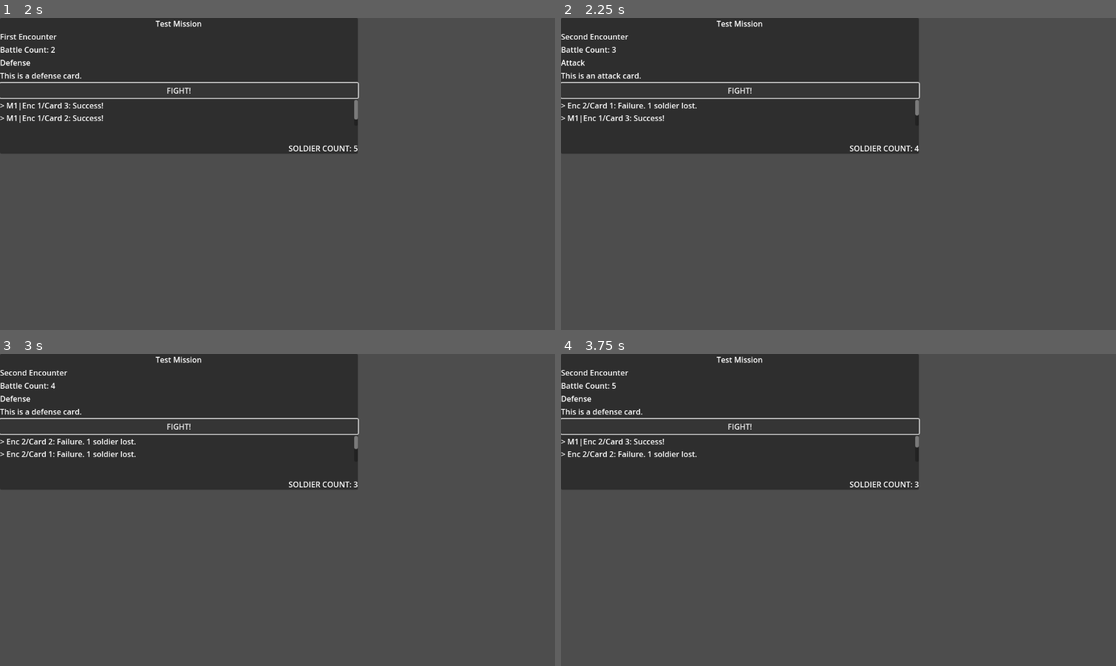
Above: before the commit, frames 1-4 (two rows, left to right).
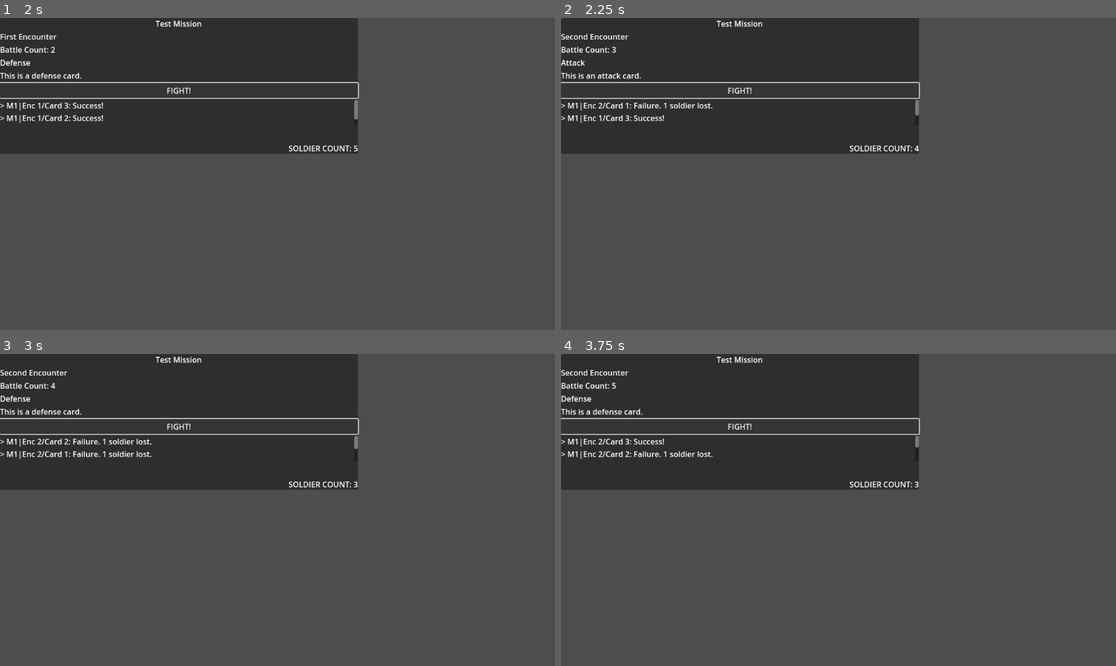
Above: after the commit, the same moments.

Repository: Shoes01/crying-suns-like
Game: Godot game, scene res://Main.tscn
Same seed, same stepped clock (60 frames per second), same inputs: the game is played once before the commit and once after it.
Inputs:
- Up to frame 1 (2 s): click "FIGHT!" at 0.5 s; click "FIGHT!" at 1.25 s
- Up to frame 2 (2.25 s): click "FIGHT!" at 2 s
- Up to frame 3 (3 s): tap Enter at 2.75 s
- Up to frame 4 (3.75 s): tap Space at 3.5 s

Frame 1 is identical in both runs. In frame 2, 0.3% of the frame differs, in the area x 1-28%, y 27-30%; in frame 3, 0.6%, in the area x 1-28%, y 27-34%; in frame 4, 0.3%.

Commit message:
Added a NewGame and a GameOver screen
GameOver screen needs to know the end state of the game.

Diff:
--- /dev/null
+++ b/GameOver.gd
@@ -0,0 +1,15 @@
+extends Node2D
+
+
+# Called when the node enters the scene tree for the first time.
+func _ready():
+	pass # Replace with function body.
+
+
+# Called every frame. 'delta' is the elapsed time since the previous frame.
+func _process(delta):
+	pass
+
+
+func _on_button_pressed():
+	get_tree().change_scene("res://NewGame.tscn")
--- /dev/null
+++ b/GameOver.tscn
@@ -0,0 +1,26 @@
+[gd_scene load_steps=2 format=3 uid="uid://bo184obyte4at"]
+
+[ext_resource type="Script" path="res://GameOver.gd" id="1_foie8"]
+
+[node name="GameOver" type="Node2D"]
+script = ExtResource("1_foie8")
+
+[node name="Panel" type="Panel" parent="."]
+offset_right = 300.0
+offset_bottom = 140.0
+
+[node name="Label" type="Label" parent="Panel"]
+anchor_right = 1.0
+offset_bottom = 23.0
+text = "Game over."
+horizontal_alignment = 1
+
+[node name="Button" type="Button" parent="Panel"]
+anchor_top = 0.5
+anchor_right = 1.0
+anchor_bottom = 0.5
+offset_top = -15.5
+offset_bottom = 15.5
+text = "Restart?"
+
+[connection signal="pressed" from="Panel/Button" to="." method="_on_button_pressed"]
--- a/Main.gd
+++ b/Main.gd
@@ -51,7 +51,7 @@
 	if battle_succes:
 		new_text = "> M" + str(mission_count) + "|Enc " + str(encounter_count + 1) + "/Card " + str(card_count + 1) + ": Success!"
 	else:
-		new_text = "> Enc " + str(encounter_count + 1) + "/Card " + str(card_count + 1) + ": Failure. 1 soldier lost."
+		new_text = "> M" + str(mission_count) + "|Enc " + str(encounter_count + 1) + "/Card " + str(card_count + 1) + ": Failure. 1 soldier lost."
 
 	log_text = new_text + "\n" + log_text
 	$Panel/VBoxContainer/Control/Log.set_text(log_text)
@@ -61,6 +61,7 @@
 	if player.soldier_count <= 0:
 		print("YOU HAVE LOST.")
 		print_soldier_count()
+		get_tree().change_scene("res://GameOver.tscn")
 
 
 func check_progress() -> void:
@@ -72,6 +73,7 @@
 		$Panel/VBoxContainer/FightButton.set_disabled(true)
 		print("YOU HAVE WON.")
 		print_soldier_count()
+		get_tree().change_scene("res://GameOver.tscn")
 		encounter_counter = 0
 
 
--- /dev/null
+++ b/NewGame.gd
@@ -0,0 +1,15 @@
+extends Node2D
+
+
+# Called when the node enters the scene tree for the first time.
+func _ready():
+	pass # Replace with function body.
+
+
+# Called every frame. 'delta' is the elapsed time since the previous frame.
+func _process(delta):
+	pass
+
+
+func _on_button_pressed():
+	get_tree().change_scene("res://Main.tscn")
--- /dev/null
+++ b/NewGame.tscn
@@ -0,0 +1,19 @@
+[gd_scene load_steps=2 format=3 uid="uid://bxaah4p7hmp65"]
+
+[ext_resource type="Script" path="res://NewGame.gd" id="1_4xrta"]
+
+[node name="NewGame" type="Node2D"]
+script = ExtResource("1_4xrta")
+
+[node name="Panel" type="Panel" parent="."]
+offset_right = 281.0
+offset_bottom = 117.0
+
+[node name="Button" type="Button" parent="Panel"]
+anchor_top = 1.0
+anchor_right = 1.0
+anchor_bottom = 1.0
+offset_top = -31.0
+text = "NEW GAME"
+
+[connection signal="pressed" from="Panel/Button" to="." method="_on_button_pressed"]
Not shown, changed: NOTES.md
